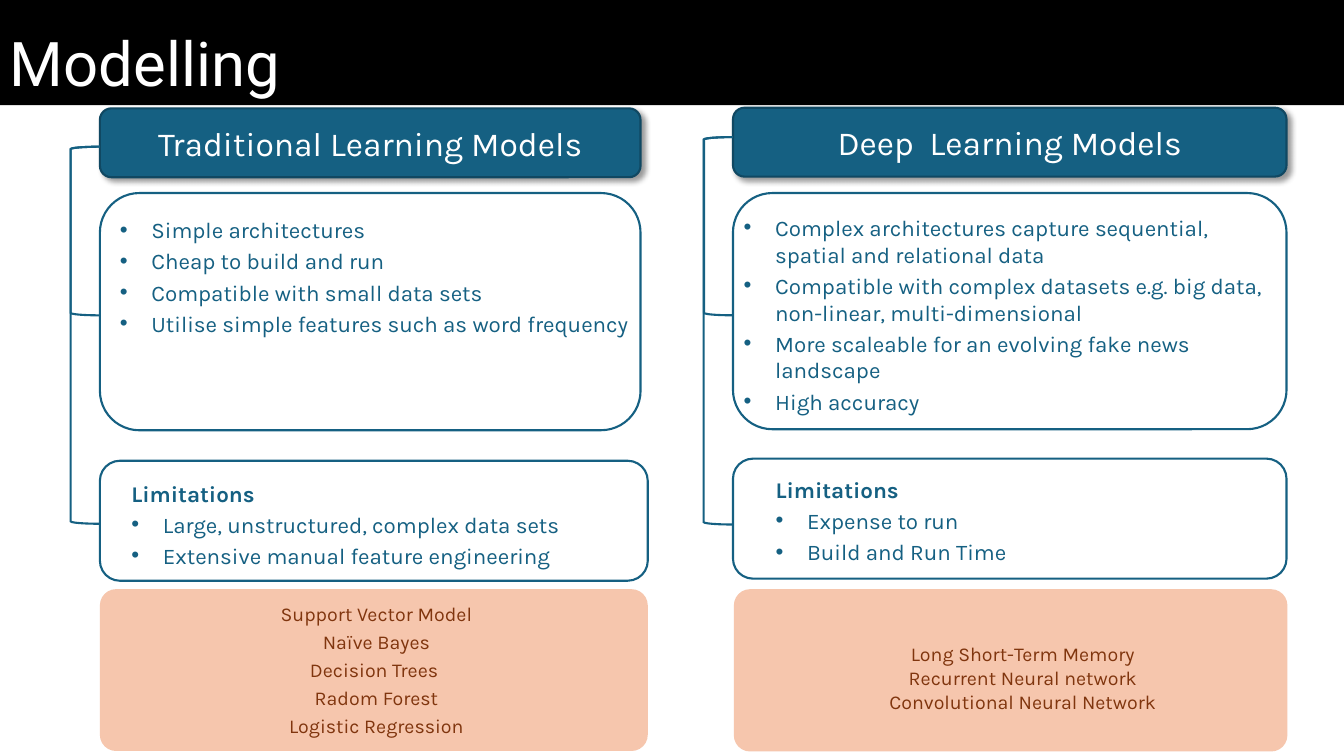
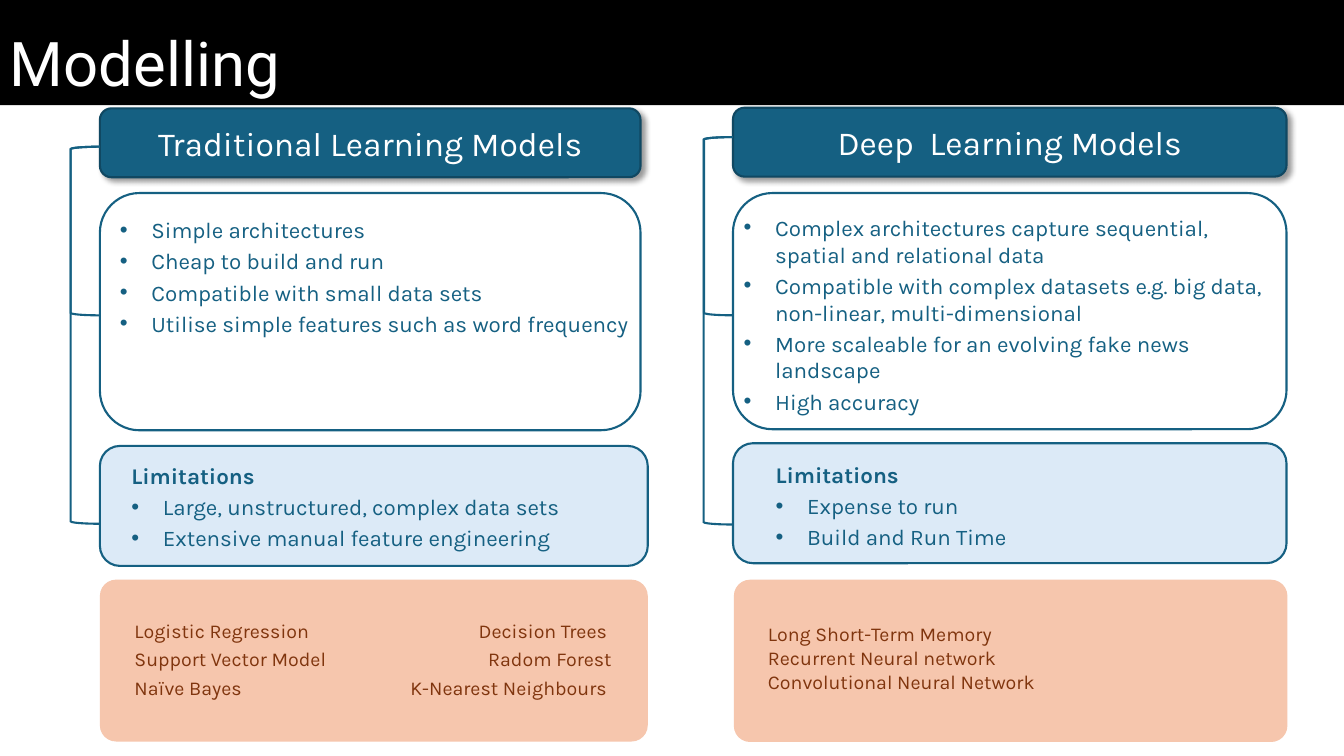
Before and after one commit to Whereiswendy/Fake-News-Predictor, a slide deck: slide 8 of DRAFT_Slides_v0.2_ww.pptx. Drawn at 1344x756 pixels with LibreOffice and Linux fonts; fonts in the diff are those of the drawing. Boxes give left, top, right and bottom in pixels: in the first picture for what was removed or moved away, otherwise in the second. Text is boxed around its words. In the diff, an @@ line names an element or a change of style, - is before the commit and + after.

```diff
--- a/DRAFT_Slides_v0.2_ww.pptx
+++ b/DRAFT_Slides_v0.2_ww.pptx
@@ rounded rectangle at (100,446,648,566): fill none to #DCEAF7 @@
@@ 2 rounded rectangles, 1 text: place and size @@
-2 rounded rectangles, 1 text at (100,459,1287,581)
+2 rounded rectangles, 1 text at (100,444,1287,566)
@@ rounded rectangle at (733,444,1287,564): fill none to #DCEAF7 @@
@@ text "Limitations": place and size @@
-text "Limitations" at (131,486,559,570)
+text "Limitations" at (131,468,559,552)
@@ rounded rectangle: place and size @@
-rounded rectangle at (100,590,648,752)
+rounded rectangle at (100,580,648,742)
@@ text "Logistic Regression": place and size @@
-text "Logistic Regression" at (281,607,473,738)
+text "Logistic Regression" at (134,624,327,700)
@@ rounded rectangle: place and size @@
-rounded rectangle at (734,590,1288,752)
+rounded rectangle at (734,580,1288,742)
@@ text "Long Short-Term Memory": place and size @@
-text "Long Short-Term Memory" at (889,647,1156,709)
+text "Long Short-Term Memory" at (768,627,1035,689)
@@ text "Long Short-Term Memory" at (768,627,1035,689): alignment centre to left @@
@@ text at (134,624,309,643): paragraph added @@
+Logistic Regression
@@ text added at (410,624,611,700), 14 pt, text #80350E @@
+Decision Trees
+Radom Forest
+K-Nearest Neighbours
@@ text at (134,652,327,700): alignment centre to left @@
@@ text at (289,663,463,738): paragraphs removed @@
-Decision Trees
-Radom Forest
-Logistic Regression
```
Also in this commit, not shown: 3 other slides changed, 2 slides added, 2 slides removed, 1 other file.
